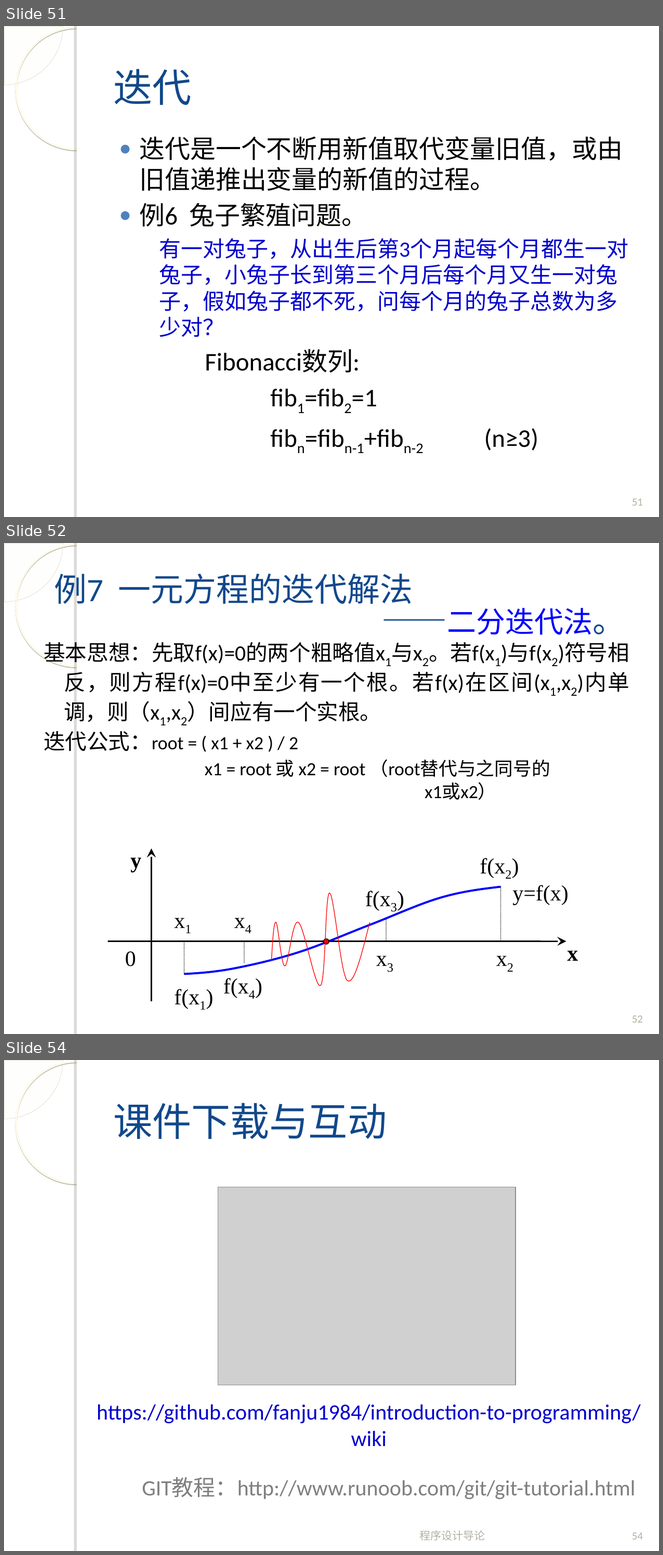
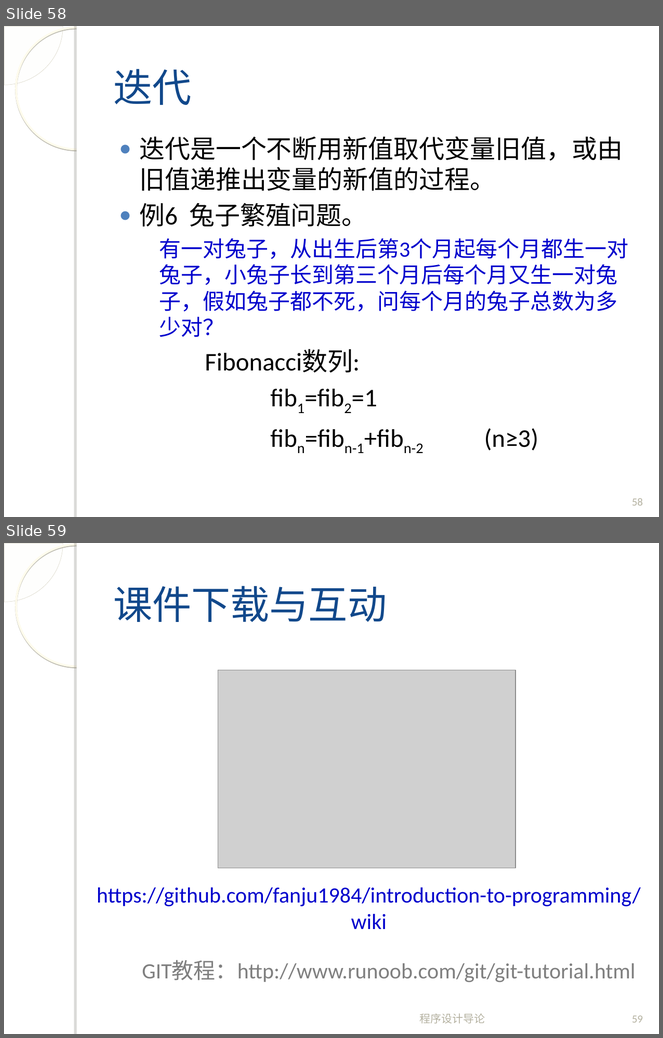
Before and after one commit to fanju1984/introduction-to-programming, a slide deck: introduction-to-programming/slides/2017/04-Control-Statement-2.ppt. Shown one above the other, each under a label of ours: slides 51, 52 and 54 before the commit, slides 58 and 59 after it; the slides between them are not shown. The pictures are 663x1555 and 663x1038 pixels, drawn with LibreOffice and Linux fonts; fonts in the diff are those of the drawing; grey boxes stand for pictures; background and template pictures are left out. Boxes give left, top, right and bottom in pixels: in the first picture for what was removed or moved away, otherwise in the second. Text is boxed around its words. In the diff, an @@ line names an element or a change of style, - is before the commit and + after.

```diff
--- a/introduction-to-programming/slides/2017/04-Control-Statement-2.ppt
+++ b/introduction-to-programming/slides/2017/04-Control-Statement-2.ppt
@@ slide 52 removed at <box>4,543,659,1034</box>, background picture (left out); not listed: 4 template elements that a slide beside it also shows @@
@@ title removed at <box>54,568,626,635</box> @@
-例7 一元方程的迭代解法
-——二分迭代法。
@@ text removed at <box>44,642,630,800</box> @@
-基本思想：先取f(x)=0的两个粗略值x1与x2。若f(x1)与f(x2)符号相反，则方程f(x)=0中至少有一个根。若f(x)在区间(x1,x2)内单调，则（x1,x2）间应有一个实根。
-迭代公式：root = ( x1 + x2 ) / 2
-x1 = root 或 x2 = root （root替代与之同号的 x1或x2）
@@ group removed at <box>107,849,578,1002</box>: 11 texts, 4 lines, 2 arrows, 2 freeform shapes, 1 ellipse @@
-0
-x1
-x4
-x3
-x2
-f(x4)
-f(x3)
-f(x2)
-y=f(x)
-x
-y
@@ text removed at <box>174,989,200,1009</box> @@
-f(x1)
@@ page number removed at <box>632,1016,643,1023</box> @@
-52
@@ what was slide 51 is now slide 58 @@
@@ page number at <box>632,499,643,506</box>: text changed @@
-51
+58
@@ what was slide 54 is now slide 59 @@
@@ page number at <box>632,1016,643,1023</box>: text changed @@
-54
+59
```
Also in this commit, not shown: 5 slides changed, 9 slides added, 3 other slides removed, 1 other file.
